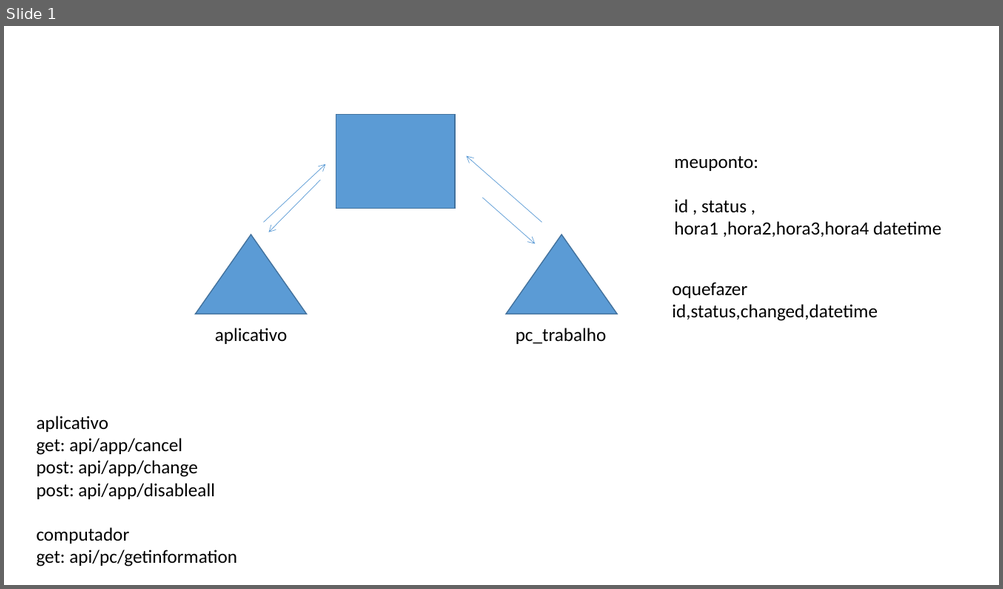
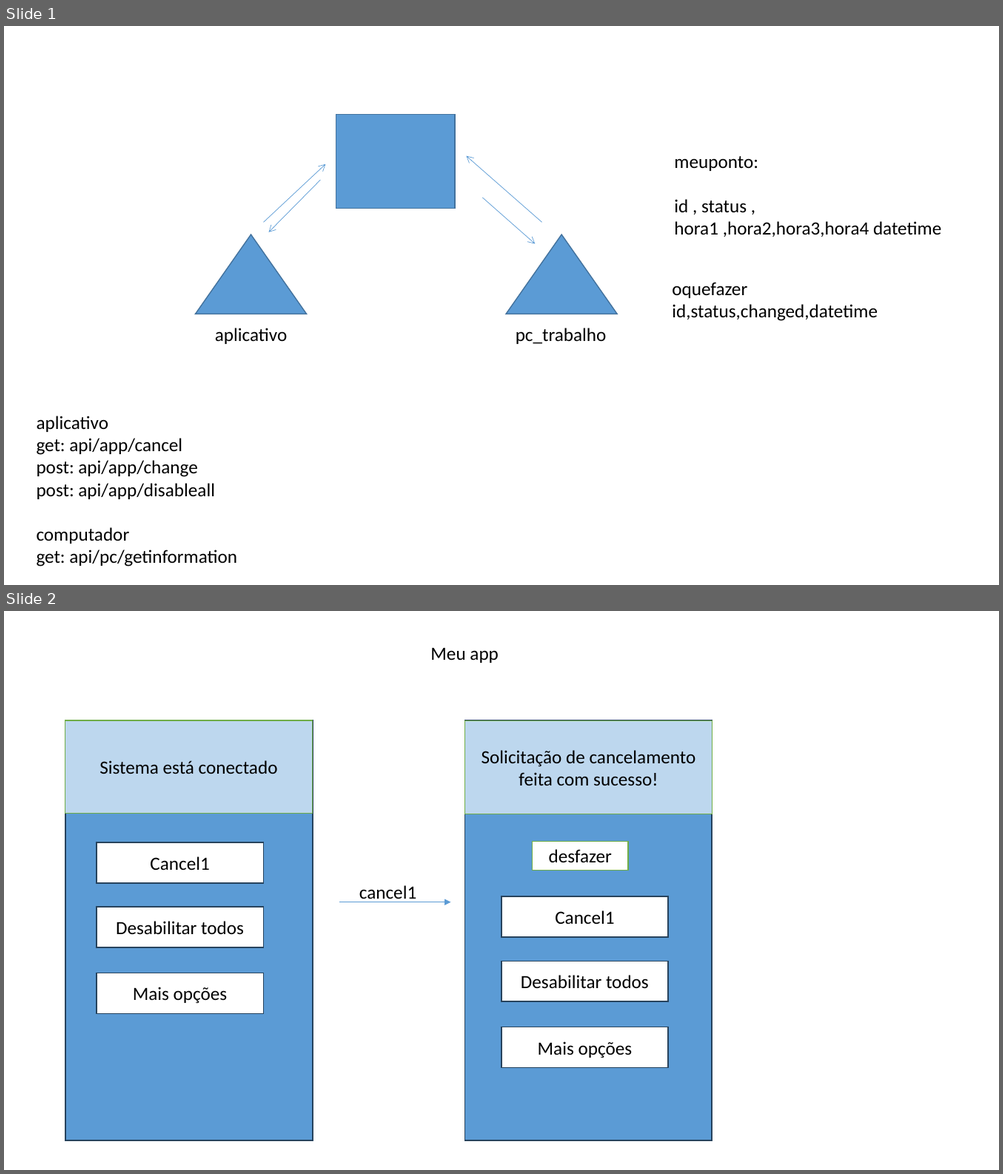
Before and after one commit to lorionMoreira/makeponto, a slide deck: documentation/requisitos.pptx. Shown one above the other, each under a label of ours: slide 1 before the commit, slides 1 and 2 after it. The pictures are 1003x589 and 1003x1174 pixels, drawn with LibreOffice and Linux fonts; fonts in the diff are those of the drawing. Boxes give left, top, right and bottom in pixels: in the first picture for what was removed or moved away, otherwise in the second. Text is boxed around its words. In the diff, an @@ line names an element or a change of style, - is before the commit and + after.

```diff
--- a/documentation/requisitos.pptx
+++ b/documentation/requisitos.pptx
@@ slide 2 added at (x1=4, y1=611, x2=999, y2=1170), background #FFFFFF @@
@@ text added at (x1=430, y1=647, x2=498, y2=663), 18 pt, text #000000 @@
+Meu app
@@ rectangle added at (x1=65, y1=721, x2=312, y2=1142), fill #5B9BD5, outline #28445D 1 pt @@
@@ rectangle added at (x1=65, y1=721, x2=312, y2=814), fill #BDD7EE, outline #70AD47 1 pt, 18 pt, text #000000 @@
+Sistema está conectado
@@ rectangle added at (x1=464, y1=721, x2=711, y2=1142), fill #5B9BD5, outline #28445D 1 pt @@
@@ rectangle added at (x1=465, y1=721, x2=712, y2=814), fill #BDD7EE, outline #70AD47 1 pt, 18 pt, text #000000 @@
+Solicitação de cancelamento feita com sucesso!
@@ rectangle added at (x1=96, y1=843, x2=263, y2=884), fill #FFFFFF, outline #28445D 1 pt, 18 pt, text #000000 @@
+Cancel1
@@ rectangle added at (x1=532, y1=842, x2=629, y2=871), fill #FFFFFF, outline #70AD47 1 pt, 18 pt, text #000000 @@
+desfazer
@@ text added at (x1=359, y1=886, x2=416, y2=903), 18 pt, text #000000 @@
+cancel1
@@ rectangle added at (x1=502, y1=897, x2=668, y2=938), fill #FFFFFF, outline #28445D 1 pt, 18 pt, text #000000 @@
+Cancel1
@@ rectangle added at (x1=96, y1=907, x2=263, y2=948), fill #FFFFFF, outline #28445D 1 pt, 18 pt, text #000000 @@
+Desabilitar todos
@@ arrow added from (339, 903) to (451, 903), #5B9BD5 0.5 pt @@
@@ rectangle added at (x1=502, y1=961, x2=668, y2=1002), fill #FFFFFF, outline #28445D 1 pt, 18 pt, text #000000 @@
+Desabilitar todos
@@ rectangle added at (x1=96, y1=974, x2=263, y2=1014), fill #FFFFFF, outline #28445D 1 pt, 18 pt, text #000000 @@
+Mais opções
@@ rectangle added at (x1=502, y1=1028, x2=668, y2=1068), fill #FFFFFF, outline #28445D 1 pt, 18 pt, text #000000 @@
+Mais opções
```
Also in this commit, not shown: 3 other slides added, 1 slide removed, 8 other files.
